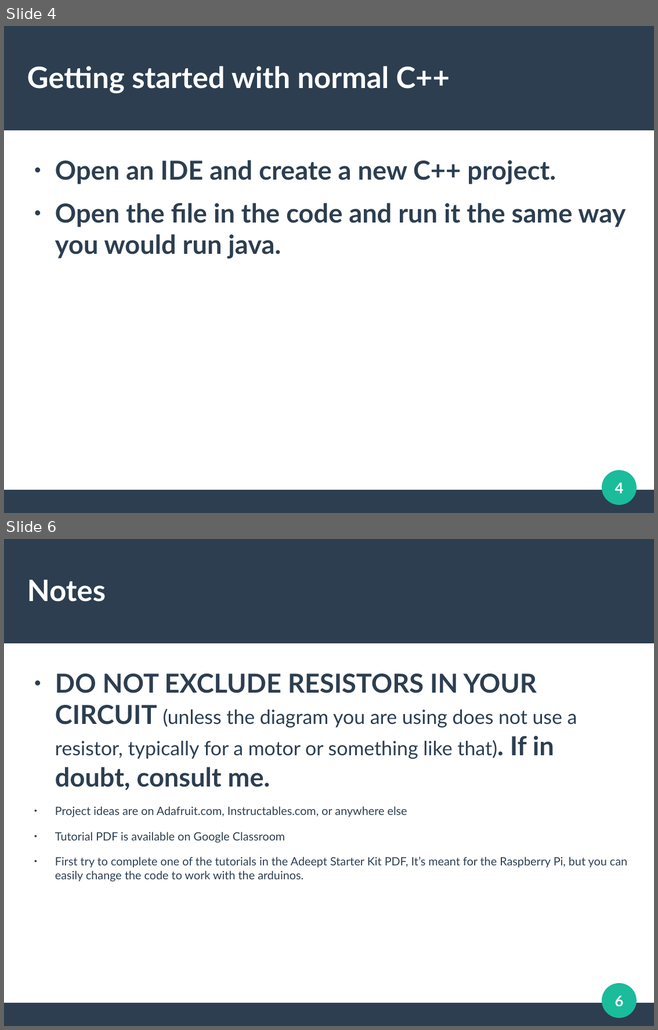
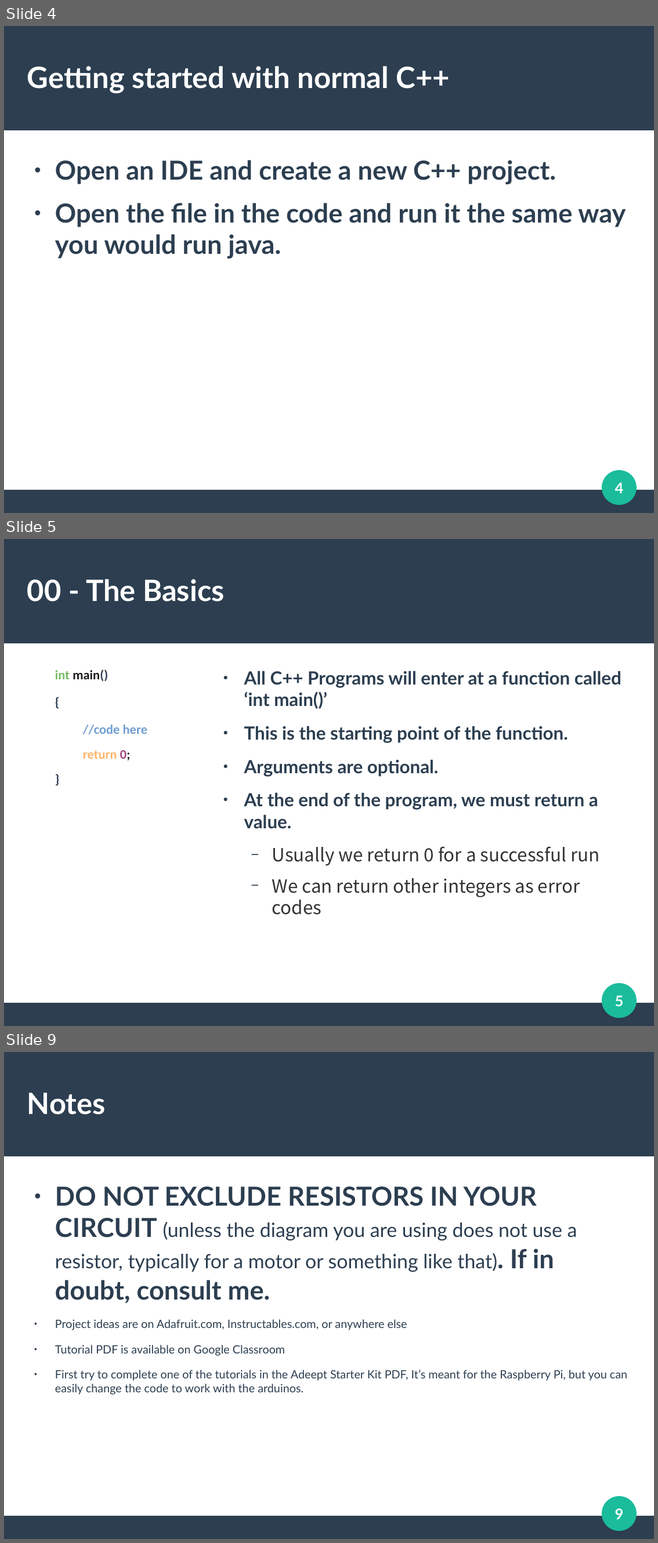
Before and after one commit to DuongTyler/CppCrashCourse, a slide deck: CPP.odp. Shown one above the other, each under a label of ours: slides 4 and 6 before the commit, slides 4, 5 and 9 after it; the slides between them are not shown. The pictures are 658x1030 and 658x1543 pixels, drawn with LibreOffice and Linux fonts; fonts in the diff are those of the drawing. Boxes give left, top, right and bottom in pixels: in the first picture for what was removed or moved away, otherwise in the second. Text is boxed around its words. In the diff, an @@ line names an element or a change of style, - is before the commit and + after.

```diff
--- a/CPP.odp
+++ b/CPP.odp
@@ slide 5 added at (4,539,654,1026), background #FFFFFF; not listed: 3 template elements that a slide beside it also shows @@
@@ title added at (27,579,224,602), 36 pt, text #FFFFFF, bold @@
+00 - The Basics
@@ text added at (55,669,147,761), 16 pt, text #729FCF, bold @@
+int main()
+{
+  //code here
+  return 0;
+}
@@ text added at (244,671,621,915), 22.2 pt, text #2C3E50, bold @@
+● All C++ Programs will enter at a function called ‘int main()’
+● This is the starting point of the function.
+● Arguments are optional.
+● At the end of the program, we must return a value.
+  − Usually we return 0 for a successful run
+  − We can return other integers as error codes
@@ page number added at (615,995,623,1006), 18 pt, text #FFFFFF, bold @@
+5
@@ what was slide 6 is now slide 9 @@
@@ page number at (615,1508,623,1519): text changed @@
-6
+9
```
Also in this commit, not shown: 1 slide changed, 2 other slides added, 1 other file.
